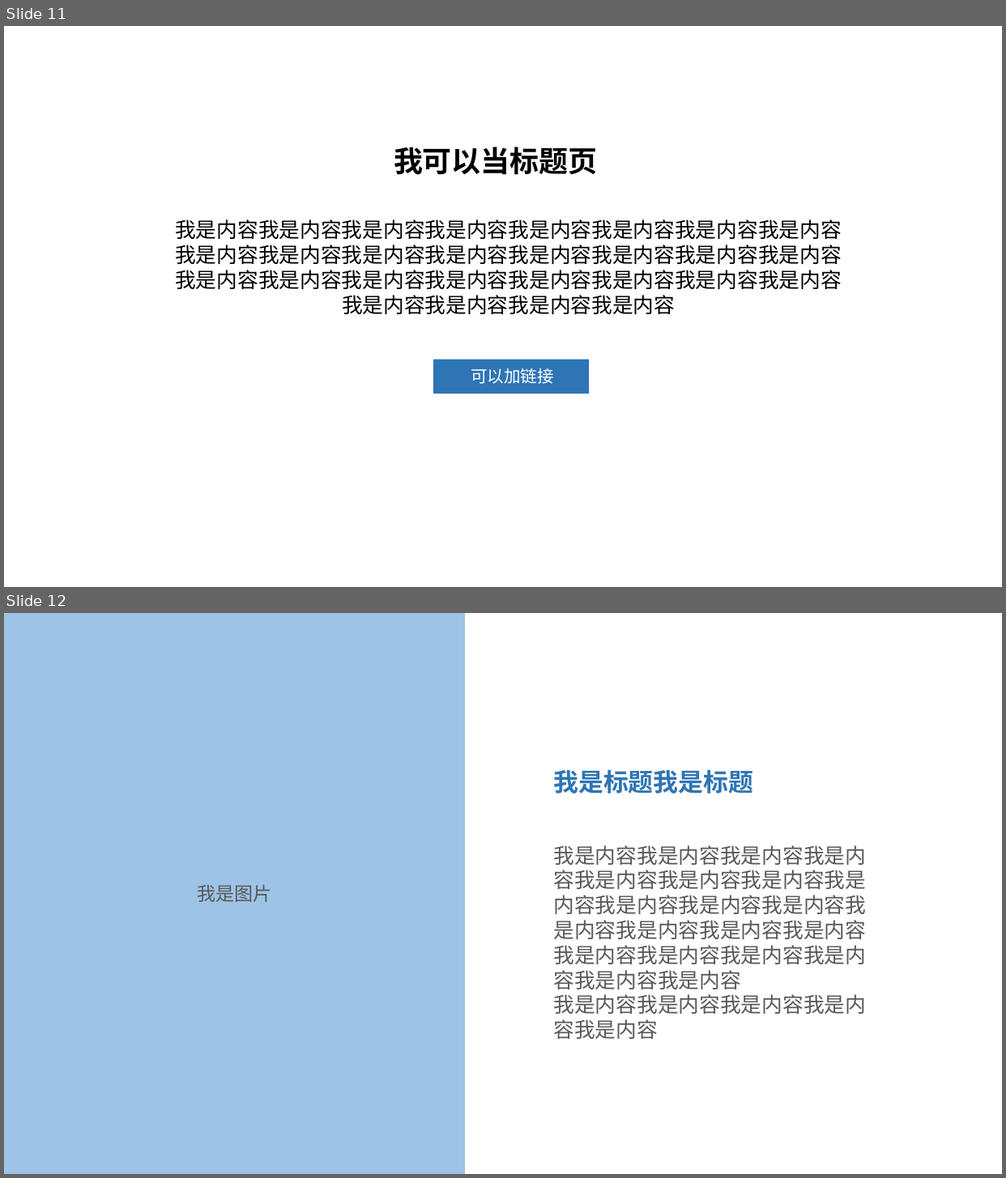
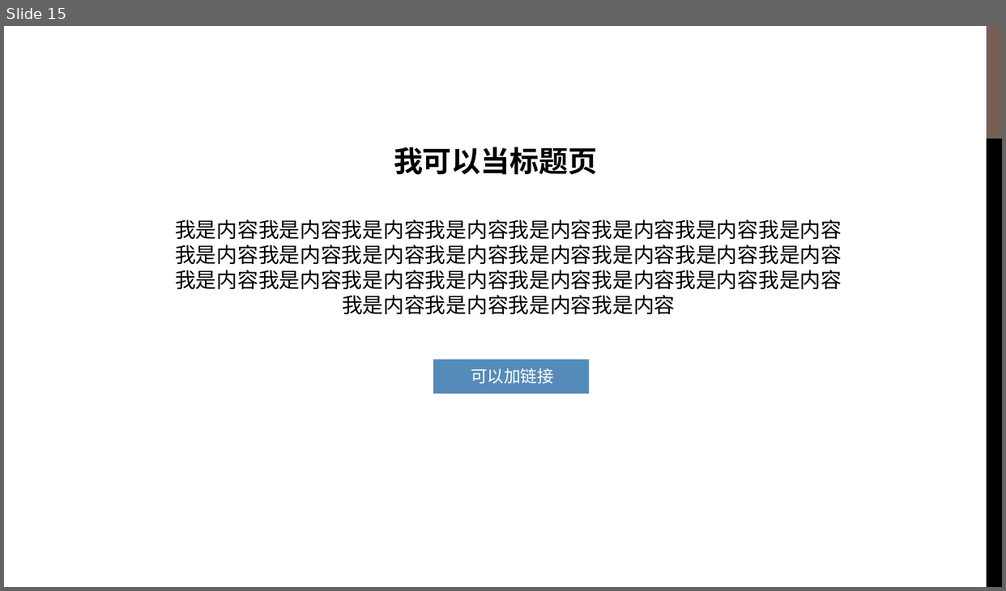
Before and after one commit to liudantest/python, a slide deck: 轻推全球开发者大会-PPT模板.pptx. Shown one above the other, each under a label of ours: slides 11 and 12 before the commit, slide 15 after it. The pictures are 1006x1178 and 1006x591 pixels, drawn with LibreOffice and Linux fonts; fonts in the diff are those of the drawing; background and template pictures are left out. Boxes give left, top, right and bottom in pixels: in the first picture for what was removed or moved away, otherwise in the second. Text is boxed around its words. In the diff, an @@ line names an element or a change of style, - is before the commit and + after.

```diff
--- a/轻推全球开发者大会-PPT模板.pptx
+++ b/轻推全球开发者大会-PPT模板.pptx
@@ slide 12 removed at [4,613,1002,1174], background picture (left out) @@
@@ rectangle removed at [4,613,465,1174] @@
-我是图片
@@ text removed at [554,770,753,794] @@
-我是标题我是标题
@@ text removed at [554,845,867,1039] @@
-我是内容我是内容我是内容我是内容我是内容我是内容我是内容我是内容我是内容我是内容我是内容我是内容我是内容我是内容我是内容我是内容我是内容我是内容我是内容我是内容我是内容
-我是内容我是内容我是内容我是内容我是内容
@@ what was slide 11 is now slide 15 @@
@@ slide 15 changed as well @@
@@ rectangle added at [987,26,1002,139], fill #775F55 @@
@@ rectangle added at [74,84,948,500], fill #FFFFFF @@
@@ rectangle added at [987,139,1002,587], fill #000000 @@
@@ rectangle at [434,359,590,394]: fill #2E75B6 to #558BB8 @@
@@ text "可以加链接" at [471,369,553,384]: font Noto Sans CJK SC to Arial @@
```
Also in this commit, not shown: 4 other slides changed, 13 slides added, 8 other slides removed, 2 other files.
